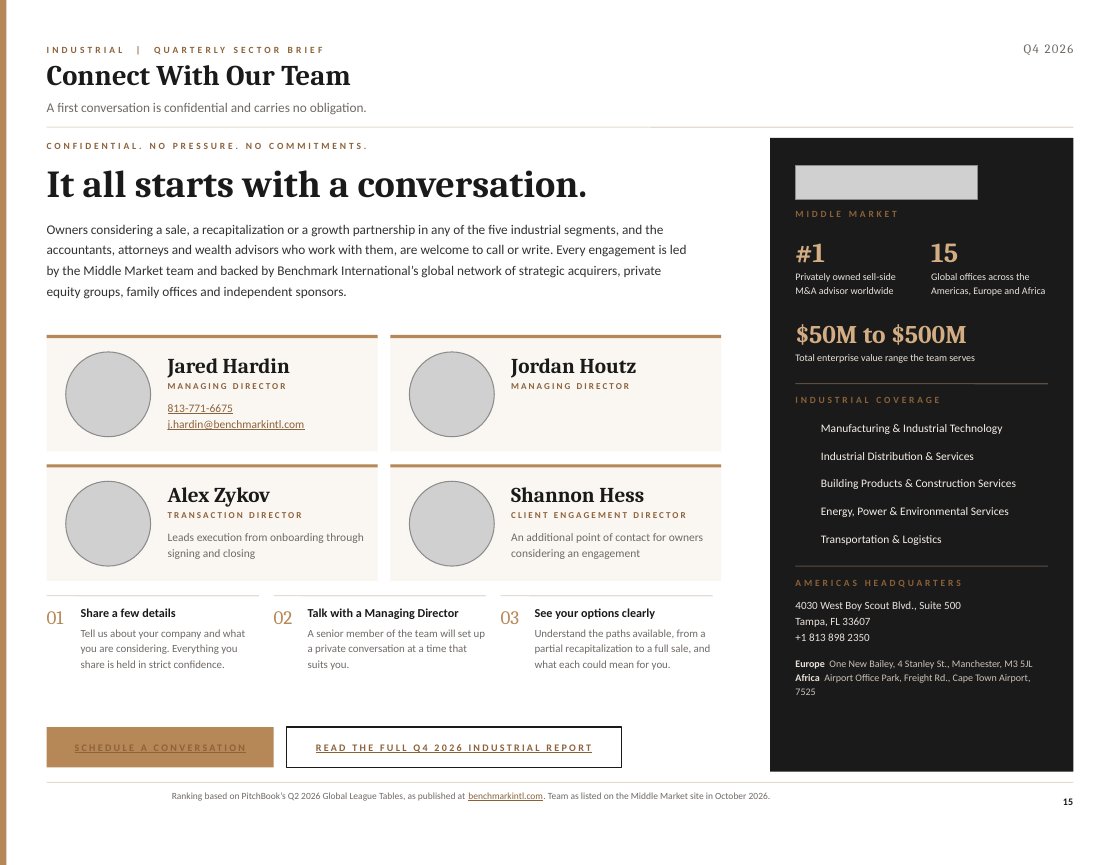
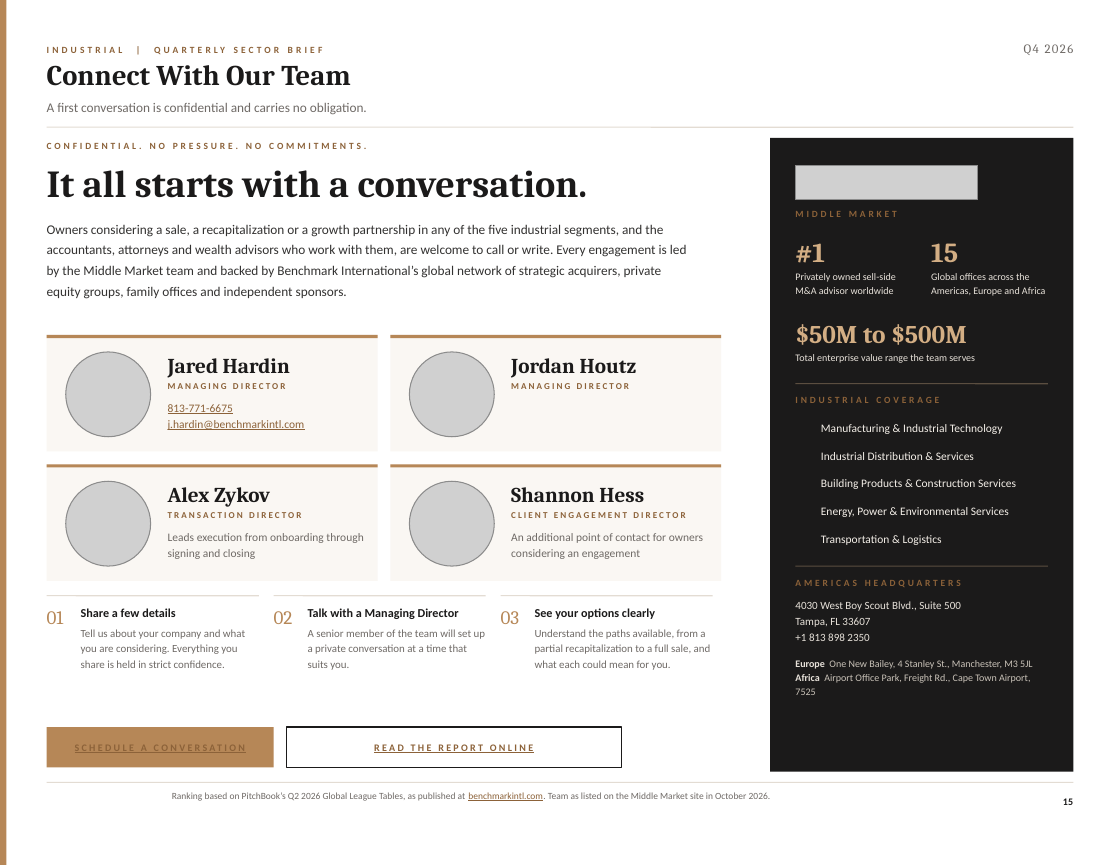
Before and after one commit to jp-hardin/about, a slide deck: slide 15 of mid-market-practice/_build/reports/industrial-q4-2026/brief.pptx. Drawn at 1120x865 pixels with LibreOffice and Linux fonts; fonts in the diff are those of the drawing; grey boxes stand for pictures; background and template pictures are left out. Boxes give left, top, right and bottom in pixels: in the first picture for what was removed or moved away, otherwise in the second. Text is boxed around its words. In the diff, an @@ line names an element or a change of style, - is before the commit and + after.

```diff
--- a/mid-market-practice/_build/reports/industrial-q4-2026/brief.pptx
+++ b/mid-market-practice/_build/reports/industrial-q4-2026/brief.pptx
@@ text in rectangle at [374,744,533,753]: text changed @@
-READ THE FULL Q4 2026 INDUSTRIAL REPORT
+READ THE REPORT ONLINE
```
Also in this commit, not shown: 1 other slide changed, 19 other files.
